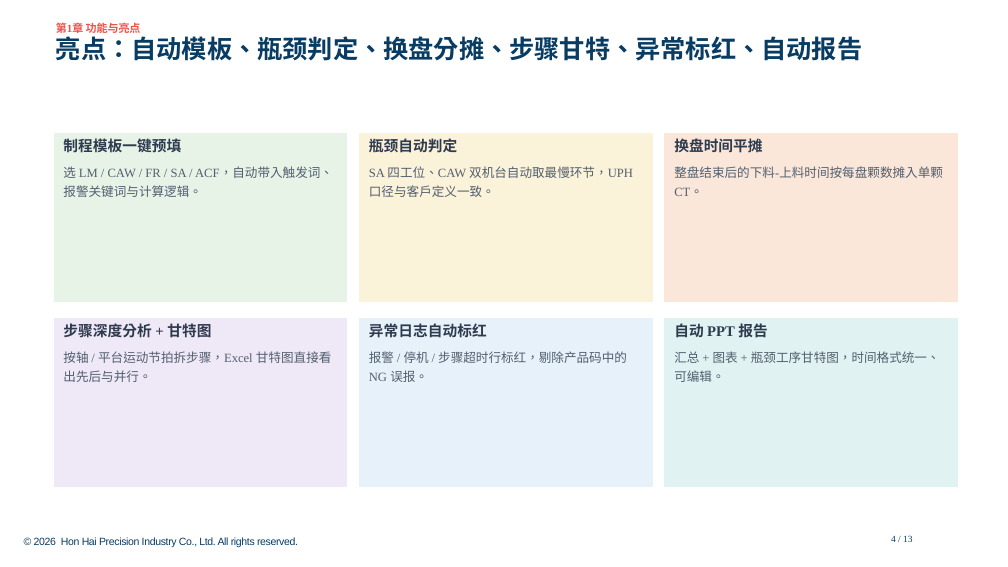
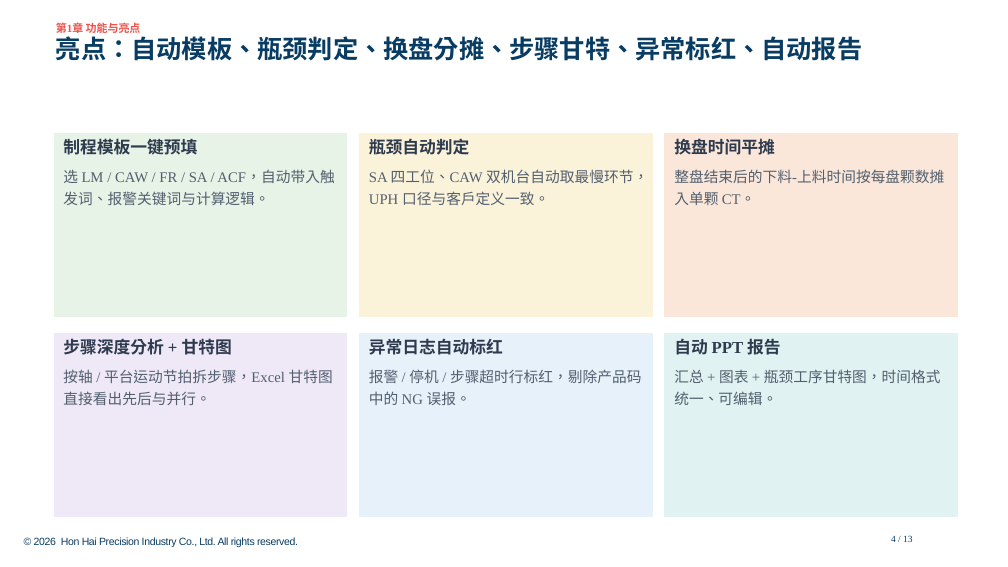
Before and after one commit to Longtianhong88888/MC_LogAnalysis, a slide deck: slide 4 of docs/usage_deck/final/机台log分析使用说明.pptx. Drawn at 1008x567 pixels with LibreOffice and Linux fonts; fonts in the diff are those of the drawing; background and template pictures are left out. Boxes give left, top, right and bottom in pixels: in the first picture for what was removed or moved away, otherwise in the second. Text is boxed around its words. In the diff, an @@ line names an element or a change of style, - is before the commit and + after.

Commit message:
docs: 使用说明PPT按内容饱满度加大字号
- 卡片页：标题14→16、正文12→14、卡片加高(2.45→2.9)，内容填充度85%
- 流程页：节点加高、字号16/14，新增操作小贴士卡，填充度25%→55%
- 公式页：公式14→16、说明12→14，右侧补换盘分摊真实示例卡(填充度7%→39%)
- EFF页卡片加高+下方补充pDT/uDT说明(47%→55%)；甘特/界面页字号同步加大
- 三质量门通过(仅封面54pt模板字号例外)，final已更新

```diff
--- a/docs/usage_deck/final/机台log分析使用说明.pptx
+++ b/docs/usage_deck/final/机台log分析使用说明.pptx
@@ rectangle "制程模板一键预填": place and size @@
-rectangle "制程模板一键预填" at (53,132,348,302)
+rectangle "制程模板一键预填" at (53,132,348,318)
@@ rectangle "制程模板一键预填" at (53,132,348,318): size 14 to 16 pt in "制程模板一键预填"; size 12 to 14 pt in "选 LM / CAW / FR / ..." @@
@@ rectangle "瓶颈自动判定": place and size @@
-rectangle "瓶颈自动判定" at (358,132,653,302)
+rectangle "瓶颈自动判定" at (358,132,653,318)
@@ rectangle "瓶颈自动判定" at (358,132,653,318): size 14 to 16 pt in "瓶颈自动判定"; size 12 to 14 pt in "SA 四工位、CAW 双机台自动取最慢环节，UPH 口径与客户定义一致。" @@
@@ rectangle "换盘时间平摊": place and size @@
-rectangle "换盘时间平摊" at (664,132,959,302)
+rectangle "换盘时间平摊" at (664,132,959,318)
@@ rectangle "换盘时间平摊" at (664,132,959,318): size 14 to 16 pt in "换盘时间平摊"; size 12 to 14 pt in "整盘结束后的下料-上料时间按每盘颗数摊入单颗 CT。" @@
@@ rectangle "步骤深度分析 + 甘特图": place and size @@
-rectangle "步骤深度分析 + 甘特图" at (53,318,348,488)
+rectangle "步骤深度分析 + 甘特图" at (53,333,348,518)
@@ rectangle "步骤深度分析 + 甘特图" at (53,333,348,518): size 14 to 16 pt in "步骤深度分析 + 甘特图"; size 12 to 14 pt in "按轴 / 平台运动节拍拆步骤，Excel 甘特图直接看出先后与并行。" @@
@@ rectangle "异常日志自动标红": place and size @@
-rectangle "异常日志自动标红" at (358,318,653,488)
+rectangle "异常日志自动标红" at (358,333,653,518)
@@ rectangle "异常日志自动标红" at (358,333,653,518): size 14 to 16 pt in "异常日志自动标红"; size 12 to 14 pt in "报警 / 停机 / 步骤超时行标红，剔除产品码中的 NG 误报。" @@
@@ rectangle "自动 PPT 报告": place and size @@
-rectangle "自动 PPT 报告" at (664,318,959,488)
+rectangle "自动 PPT 报告" at (664,333,959,518)
@@ rectangle "自动 PPT 报告" at (664,333,959,518): size 14 to 16 pt in "自动 PPT 报告"; size 12 to 14 pt in "汇总 + 图表 + 瓶颈工序甘特图，时间格式统一、可编辑。" @@
```
Also in this commit, not shown: 7 other slides changed, 22 other files.
